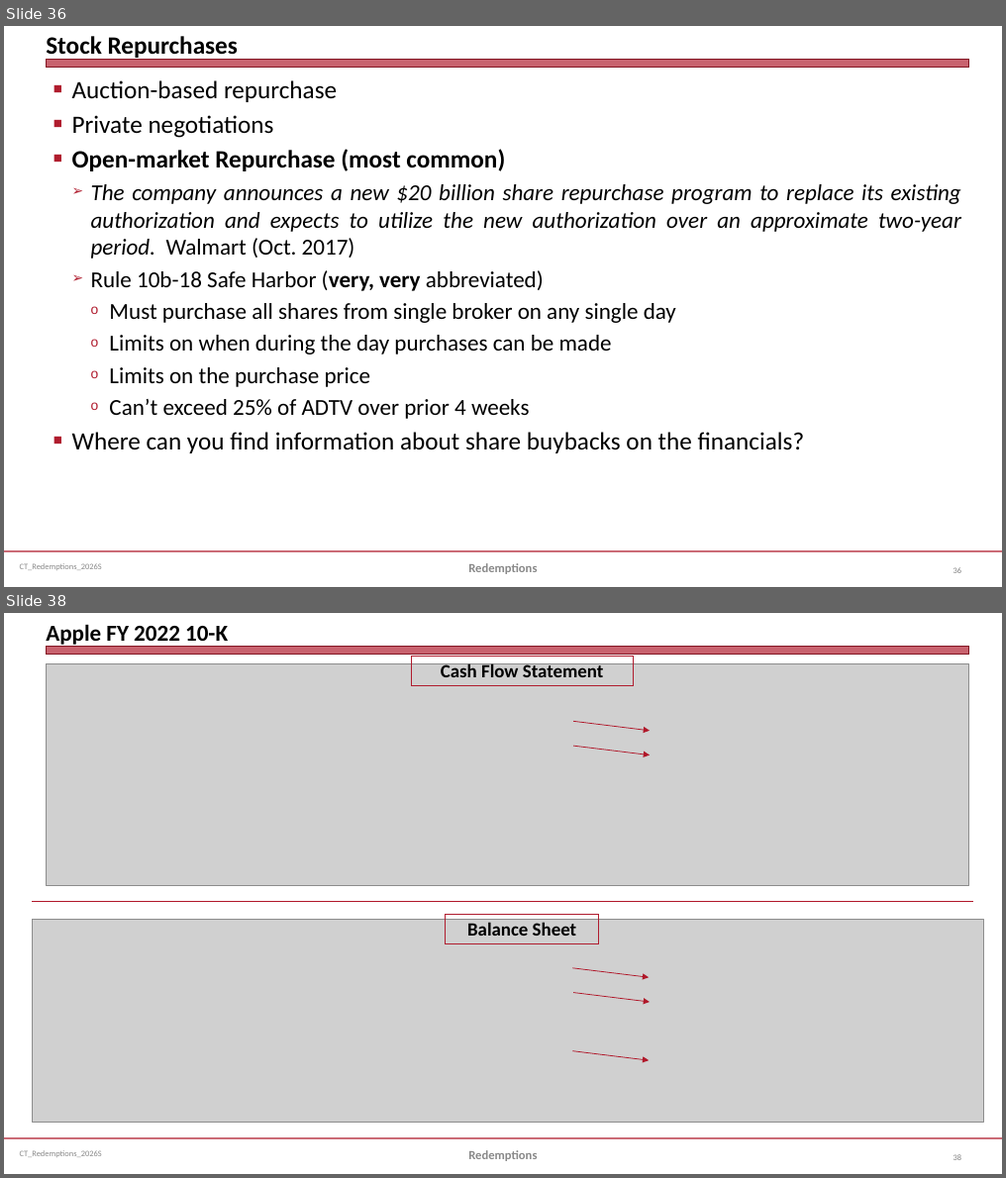
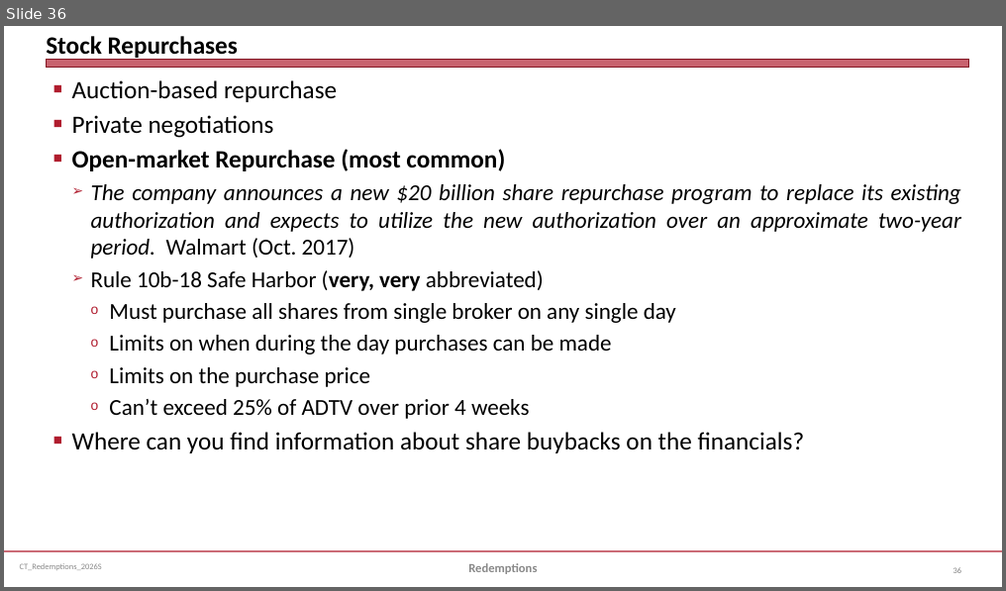
Before and after one commit to jmc877/Corporate-Tax, a slide deck: slides/CT_Redemptions_2026S.pptx. Shown one above the other, each under a label of ours: slides 36 and 38 before the commit, slide 36 after it; the slides between them are not shown. The pictures are 1006x1178 and 1006x591 pixels, drawn with LibreOffice and Linux fonts; fonts in the diff are those of the drawing; grey boxes stand for pictures. Boxes give left, top, right and bottom in pixels: in the first picture for what was removed or moved away, otherwise in the second. Text is boxed around its words. In the diff, an @@ line names an element or a change of style, - is before the commit and + after.

```diff
--- a/slides/CT_Redemptions_2026S.pptx
+++ b/slides/CT_Redemptions_2026S.pptx
@@ slide 38 removed at (4, 613, 1002, 1174), background #FFFFFF; not listed: 3 template elements that a slide beside it also shows @@
@@ title removed at (46, 624, 228, 648) @@
-Apple FY 2022 10-K
@@ picture removed at (46, 663, 969, 886) @@
@@ rectangle removed at (411, 656, 633, 685) @@
-Cash Flow Statement
@@ arrow removed from (573, 722) to (649, 731) @@
@@ arrow removed from (573, 746) to (649, 756) @@
@@ line removed from (33, 901) to (974, 901) @@
@@ picture removed at (33, 919, 984, 1122) @@
@@ rectangle removed at (446, 915, 599, 945) @@
-Balance Sheet
@@ arrow removed from (573, 968) to (648, 977) @@
@@ arrow removed from (573, 992) to (649, 1002) @@
@@ arrow removed from (573, 1052) to (648, 1060) @@
@@ text removed at (468, 1151, 537, 1161) @@
-Redemptions
@@ page number removed at (953, 1155, 961, 1160) @@
-38
```
Also in this commit, not shown: 4 slides changed, 1 slide added, 7 other slides removed, 16 other files.
